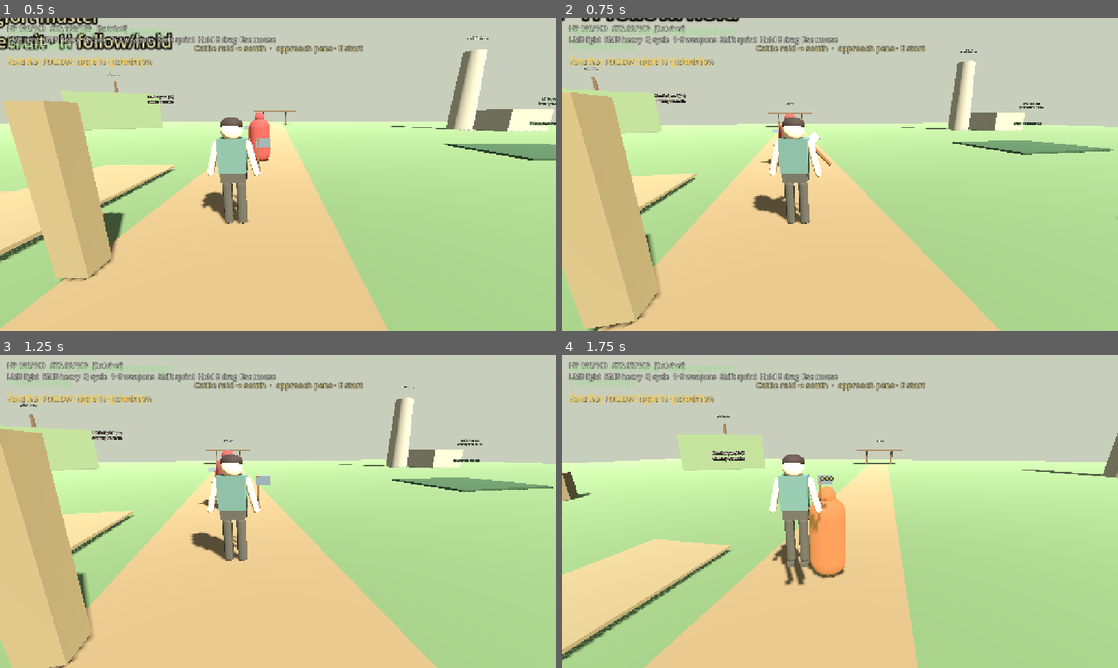
Above: before the commit, frames 1-4 (two rows, left to right).
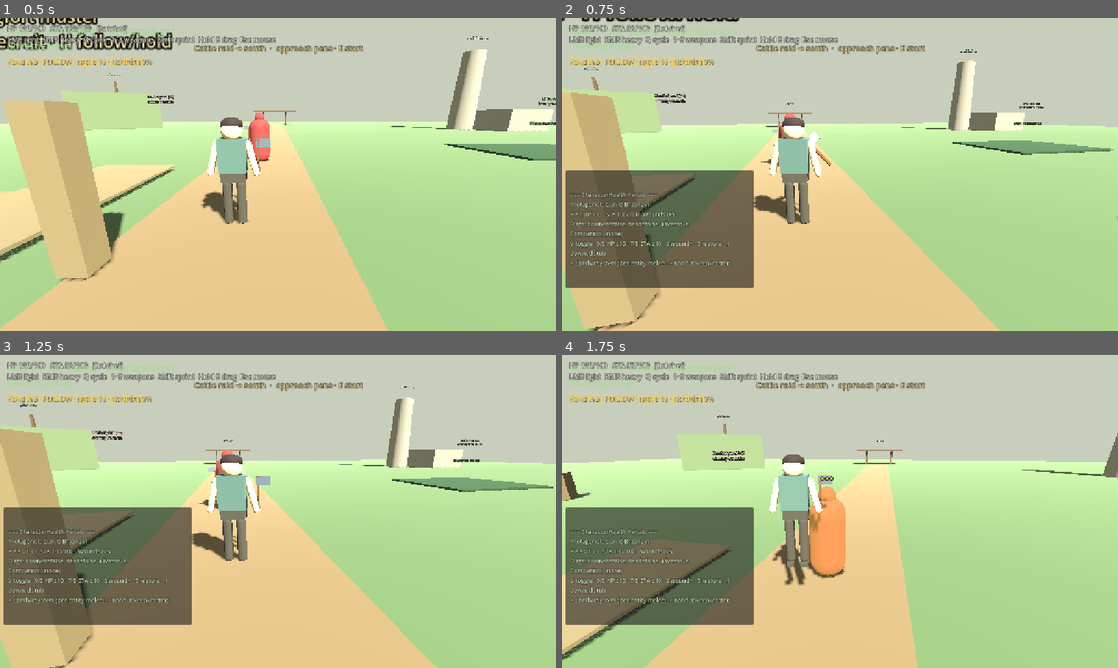
Above: after the commit, the same moments.

Repository: fortins4/devPlayground
Game: Godot game, scene res://scenes/main/main.tscn
Two runs of this game, one before a commit and one after it. Both use one fixed random seed, a clock stepped at 60 frames per second and the inputs below.
Inputs (mouse positions are in pixels of both pictures, inside the frame that each line leads up to):
- Up to frame 1 (0.5 s): no input
- Up to frame 2 (0.75 s): tap Enter at 0.5 s; move the mouse to (867, 174) at 0.52 s; hold W (move_forward) from 0.53 s (still down); tap V at 0.6 s; click (867, 174) at 0.67 s
- Up to frame 3 (1.25 s): keep holding W (move_forward); tap Space (jump) at 0.77 s; tap 9 at 0.8 s
- Up to frame 4 (1.75 s): keep holding W (move_forward); move the mouse to (812, 511) at 1.27 s; tap 9 at 1.35 s; tap Space (jump) at 1.52 s; tap 0 at 1.55 s

Frame 1 is identical in both runs. In frame 2, 13% of the frame differs, in the area x 0-35%, y 48-87%; in frame 3, 13%; in frame 4, 13%.

Commit message:
feat(health): CharacterHealth vitals/API stub for HUD binding
Session-level protagonist (Cian) + optional companion vitals bus —
get/set/modify HP & stamina, soft wounds, downed/death stub flags,
and HUD-facing signals. Autoload mirrors Honor/Rumors patterns.

Not a combat sim (CombatSystem stays per-entity) and not band upkeep.
F5 HealthDebugHUD (V) probes the stub; Remote notes in systems/health/.

Local systems queue item only — no push/PR.

Diff:
--- a/project.godot
+++ b/project.godot
@@ -23,6 +23,7 @@
 Factions="*res://scripts/autoload/factions.gd"
 Rumors="*res://scripts/autoload/rumors.gd"
 Honor="*res://scripts/autoload/honor.gd"
+CharacterHealth="*res://scripts/autoload/character_health.gd"
 
 [display]
 
--- a/scenes/main/main.tscn
+++ b/scenes/main/main.tscn
@@ -7,6 +7,7 @@
 [ext_resource type="PackedScene" uid="uid://cq8riochthonrdbg01" path="res://scenes/ui/honor_debug_hud.tscn" id="5_honor_dbg"]
 [ext_resource type="PackedScene" uid="uid://cq8riochtrumdbg01" path="res://scenes/ui/rumors_debug_hud.tscn" id="6_rumors_dbg"]
 [ext_resource type="PackedScene" uid="uid://cq8riochttravdbg01" path="res://scenes/ui/travel_debug_hud.tscn" id="6b_travel_dbg"]
+[ext_resource type="PackedScene" uid="uid://cq8riochthlthdbg01" path="res://scenes/ui/health_debug_hud.tscn" id="6c_health_dbg"]
 [ext_resource type="PackedScene" uid="uid://cq8riochtsentry01" path="res://scenes/characters/npcs/sentry.tscn" id="7_sentry"]
 [ext_resource type="Script" path="res://systems/stealth/bog_zone.gd" id="8_bog"]
 [ext_resource type="PackedScene" uid="uid://cq8riochtcorpse01" path="res://scenes/characters/npcs/draggable_corpse.tscn" id="11_corpse"]
@@ -205,6 +206,8 @@
 
 [node name="TravelDebugHUD" parent="." instance=ExtResource("6b_travel_dbg")]
 
+[node name="HealthDebugHUD" parent="." instance=ExtResource("6c_health_dbg")]
+
 [node name="PathToRingfort" type="Node3D" parent="."]
 transform = Transform3D(1, 0, 0, 0, 1, 0, 0, 0, 1, -10, 0.12, 0)
 
--- /dev/null
+++ b/scenes/ui/health_debug_hud.tscn
@@ -0,0 +1,43 @@
+[gd_scene load_steps=2 format=3 uid="uid://cq8riochthlthdbg01"]
+
+[ext_resource type="Script" path="res://scripts/ui/health_debug_hud.gd" id="1_dbg"]
+
+[node name="HealthDebugHUD" type="CanvasLayer"]
+layer = 24
+script = ExtResource("1_dbg")
+
+[node name="Margin" type="MarginContainer" parent="."]
+anchors_preset = 0
+anchor_left = 0.0
+anchor_top = 0.0
+anchor_right = 0.0
+anchor_bottom = 0.0
+offset_left = 8.0
+offset_top = 350.0
+offset_right = 440.0
+offset_bottom = 620.0
+grow_horizontal = 1
+theme_override_constants/margin_left = 0
+theme_override_constants/margin_top = 0
+theme_override_constants/margin_right = 0
+theme_override_constants/margin_bottom = 0
+
+[node name="Panel" type="PanelContainer" parent="Margin"]
+layout_mode = 2
+visible = false
+
+[node name="Margin" type="MarginContainer" parent="Margin/Panel"]
+layout_mode = 2
+theme_override_constants/margin_left = 10
+theme_override_constants/margin_top = 8
+theme_override_constants/margin_right = 10
+theme_override_constants/margin_bottom = 8
+
+[node name="Label" type="Label" parent="Margin/Panel/Margin"]
+layout_mode = 2
+theme_override_colors/font_color = Color(0.85, 0.92, 0.78, 1)
+theme_override_colors/font_outline_color = Color(0, 0, 0, 0.8)
+theme_override_constants/outline_size = 3
+theme_override_font_sizes/font_size = 13
+text = "CharacterHealth vitals debug (V)"
+autowrap_mode = 3
--- /dev/null
+++ b/scripts/autoload/character_health.gd
@@ -0,0 +1,361 @@
+extends Node
+## Character vitals stub — protagonist (Cian Ó Braonáin) + optional companion slot.
+##
+## Data + signals + clamp/modify API for HUD / feel binding later.
+## Not a combat sim (see CombatSystem) and not band upkeep (see BandUpkeep).
+## CombatSystem remains the per-entity melee component; this bus is the
+## session-level vitals surface Godot gameplay / HUD can connect to.
+
+signal health_changed(current: float, maximum: float)
+signal stamina_changed(current: float, maximum: float)
+signal wounds_changed(count: int)
+signal vital_depleted(vital: StringName)
+signal vital_restored(vital: StringName)
+signal downed_changed(is_downed: bool)
+## Stub only — no death scene / load flow yet.
+signal died()
+signal companion_changed(active: bool, companion_id: StringName)
+signal companion_health_changed(current: float, maximum: float)
+
+## Display name for debug / future HUD (protagonist).
+const PROTAGONIST_NAME := "Cian Ó Braonáin"
+const SLOT_PLAYER := &"player"
+const SLOT_COMPANION := &"companion"
+
+## Protagonist vitals (slice defaults).
+var max_hp: float = 100.0
+var hp: float = 100.0
+var max_stamina: float = 100.0
+var stamina: float = 100.0
+## Soft injury counter (0..MAX_WOUNDS). Not a full injury sim.
+var wounds: int = 0
+const MAX_WOUNDS: int = 5
+
+## Death / downed stub — HUD can show "downed"; no fancy scene.
+var is_downed: bool = false
+var is_dead: bool = false
+
+## Optional single companion slot (not band roster).
+var companion_active: bool = false
+var companion_id: StringName = &""
+var companion_display_name: String = ""
+var companion_max_hp: float = 80.0
+var companion_hp: float = 80.0
+var companion_is_downed: bool = false
+
+## When true, Health debug HUD may poll get_debug_text() cheaply.
+var debug_visible: bool = false
+
+
+func _ready() -> void:
+	_emit_all_player()
+
+
+func _emit_all_player() -> void:
+	health_changed.emit(hp, max_hp)
+	stamina_changed.emit(stamina, max_stamina)
+	wounds_changed.emit(wounds)
+
+
+# --- Player HP -----------------------------------------------------------------
+
+func get_hp() -> float:
+	return hp
+
+
+func get_max_hp() -> float:
+	return max_hp
+
+
+func set_max_hp(value: float, fill: bool = false) -> void:
+	max_hp = maxf(1.0, value)
+	if fill:
+		hp = max_hp
+	else:
+		hp = clampf(hp, 0.0, max_hp)
+	health_changed.emit(hp, max_hp)
+	_recompute_downed_from_hp()
+
+
+func set_hp(value: float) -> void:
+	var before := hp
+	hp = clampf(value, 0.0, max_hp)
+	if is_equal_approx(before, hp):
+		_recompute_downed_from_hp()
+		return
+	health_changed.emit(hp, max_hp)
+	_notify_vital_edges(&"hp", before, hp, max_hp)
+	_recompute_downed_from_hp()
+
+
+## Positive heals, negative damages. Returns applied delta after clamp.
+func modify_hp(amount: float) -> float:
+	var before := hp
+	set_hp(hp + amount)
+	return hp - before
+
+
+func is_hp_full() -> bool:
+	return hp >= max_hp
+
+
+func is_hp_depleted() -> bool:
+	return hp <= 0.0
+
+
+# --- Player stamina ------------------------------------------------------------
+
+func get_stamina() -> float:
+	return stamina
+
+
+func get_max_stamina() -> float:
+	return max_stamina
+
+
+func set_max_stamina(value: float, fill: bool = false) -> void:
+	max_stamina = maxf(1.0, value)
+	if fill:
+		stamina = max_stamina
+	else:
+		stamina = clampf(stamina, 0.0, max_stamina)
+	stamina_changed.emit(stamina, max_stamina)
+
+
+func set_stamina(value: float) -> void:
+	var before := stamina
+	stamina = clampf(value, 0.0, max_stamina)
+	if is_equal_approx(before, stamina):
+		return
+	stamina_changed.emit(stamina, max_stamina)
+	_notify_vital_edges(&"stamina", before, stamina, max_stamina)
+
+
+func modify_stamina(amount: float) -> float:
+	var before := stamina
+	set_stamina(stamina + amount)
+	return stamina - before
+
+
+func is_stamina_depleted() -> bool:
+	return stamina <= 0.0
+
+
+# --- Wounds --------------------------------------------------------------------
+
+func get_wounds() -> int:
+	return wounds
+
+
+func set_wounds(count: int) -> void:
+	var next := clampi(count, 0, MAX_WOUNDS)
+	if next == wounds:
+		return
+	wounds = next
+	wounds_changed.emit(wounds)
+
+
+func modify_wounds(delta: int) -> int:
+	var before := wounds
+	set_wounds(wounds + delta)
+	return wounds - before
+
+
+func add_wound(count: int = 1) -> int:
+	return modify_wounds(count)
+
+
+func clear_wounds() -> void:
+	set_wounds(0)
+
+
+# --- Downed / death stub -------------------------------------------------------
+
+func get_is_downed() -> bool:
+	return is_downed
+
+
+func get_is_dead() -> bool:
+	return is_dead
+
+
+func is_alive() -> bool:
+	return not is_dead and not is_downed
+
+
+## Force downed/dead flags (slice / scripted beats). HP left as-is unless zeroed.
+func set_downed(downed: bool, mark_dead: bool = false) -> void:
+	var was_downed := is_downed
+	var was_dead := is_dead
+	is_downed = downed
+	if mark_dead:
+		is_dead = true
+		is_downed = true
+	elif not downed:
+		is_dead = false
+	if is_downed != was_downed:
+		downed_changed.emit(is_downed)
+	if is_dead and not was_dead:
+		died.emit()
+
+
+## Clear downed/dead and optionally refill vitals (sanctuary / rest beat later).
+func revive(fill_vitals: bool = true) -> void:
+	var was_downed := is_downed
+	is_dead = false
+	is_downed = false
+	if fill_vitals:
+		set_hp(max_hp)
+		set_stamina(max_stamina)
+		clear_wounds()
+	elif hp <= 0.0:
+		set_hp(maxf(1.0, max_hp * 0.25))
+	if was_downed:
+		downed_changed.emit(false)
+		vital_restored.emit(&"hp")
+
+
+func restore_full() -> void:
+	set_hp(max_hp)
+	set_stamina(max_stamina)
+	clear_wounds()
+	if is_downed or is_dead:
+		revive(false)
+
+
+func _recompute_downed_from_hp() -> void:
+	if hp <= 0.0:
+		if not is_downed:
+			is_downed = true
+			downed_changed.emit(true)
+		if not is_dead:
+			is_dead = true
+			died.emit()
+	# Hitting 0 always marks dead stub; revive() is the only clear path.
+
+
+func _notify_vital_edges(vital: StringName, before: float, after: float, maximum: float) -> void:
+	if before > 0.0 and after <= 0.0:
+		vital_depleted.emit(vital)
+	elif before < maximum and is_equal_approx(after, maximum):
+		vital_restored.emit(vital)
+	elif before <= 0.0 and after > 0.0:
+		vital_restored.emit(vital)
+
+
+# --- Companion slot (optional, single) -----------------------------------------
+
+func has_companion() -> bool:
+	return companion_active and companion_id != &""
+
+
+func set_companion(
+	id: StringName,
+	display_name: String = "",
+	max_health: float = 80.0,
+	current_hp: float = -1.0
+) -> void:
+	companion_id = id
+	companion_display_name = display_name if display_name != "" else String(id)
+	companion_max_hp = maxf(1.0, max_health)
+	if current_hp < 0.0:
+		companion_hp = companion_max_hp
+	else:
+		companion_hp = clampf(current_hp, 0.0, companion_max_hp)
+	companion_active = id != &""
+	companion_is_downed = companion_hp <= 0.0
+	companion_changed.emit(companion_active, companion_id)
+	companion_health_changed.emit(companion_hp, companion_max_hp)
+
+
+func clear_companion() -> void:
+	companion_active = false
+	companion_id = &""
+	companion_display_name = ""
+	companion_hp = 0.0
+	companion_max_hp = 80.0
+	companion_is_downed = false
+	companion_changed.emit(false, &"")
+	companion_health_changed.emit(companion_hp, companion_max_hp)
+
+
+func get_companion_hp() -> float:
+	return companion_hp
+
+
+func modify_companion_hp(amount: float) -> float:
+	if not companion_active:
+		return 0.0
+	var before := companion_hp
+	companion_hp = clampf(companion_hp + amount, 0.0, companion_max_hp)
+	if not is_equal_approx(before, companion_hp):
+		companion_health_changed.emit(companion_hp, companion_max_hp)
+	companion_is_downed = companion_hp <= 0.0
+	return companion_hp - before
+
+
+# --- Snapshot / debug ----------------------------------------------------------
+
+func to_debug_dict() -> Dictionary:
+	return {
+		"protagonist": PROTAGONIST_NAME,
+		"hp": hp,
+		"max_hp": max_hp,
+		"stamina": stamina,
+		"max_stamina": max_stamina,
+		"wounds": wounds,
+		"max_wounds": MAX_WOUNDS,
+		"is_downed": is_downed,
+		"is_dead": is_dead,
+		"is_alive": is_alive(),
+		"companion_active": companion_active,
+		"companion_id": String(companion_id),
+		"companion_name": companion_display_name,
+		"companion_hp": companion_hp,
+		"companion_max_hp": companion_max_hp,
+		"companion_is_downed": companion_is_downed,
+		"debug_visible": debug_visible,
+	}
+
+
+func get_debug_text() -> String:
+	var d := to_debug_dict()
+	var lines: PackedStringArray = PackedStringArray()
+	lines.append("=== CharacterHealth / vitals ===")
+	lines.append("Protagonist: %s" % str(d["protagonist"]))
+	lines.append(
+		"HP %.0f/%.0f   STA %.0f/%.0f   Wounds %d/%d" % [
+			float(d["hp"]), float(d["max_hp"]),
+			float(d["stamina"]), float(d["max_stamina"]),
+			int(d["wounds"]), int(d["max_wounds"]),
+		]
+	)
+	lines.append(
+		"Flags: downed=%s  dead=%s  alive=%s" % [
+			str(d["is_downed"]), str(d["is_dead"]), str(d["is_alive"]),
+		]
+	)
+	if bool(d["companion_active"]):
+		lines.append(
+			"Companion: %s (%s)  HP %.0f/%.0f  downed=%s" % [
+				str(d["companion_name"]),
+				str(d["companion_id"]),
+				float(d["companion_hp"]),
+				float(d["companion_max_hp"]),
+				str(d["companion_is_downed"]),
+			]
+		)
+	else:
+		lines.append("Companion: (none)")
+	lines.append("V toggle · 9/0 HP ±10 · 7/8 STA ±10 · 6 wound+ · 5 restore · 4 downed stub")
+	lines.append("≠ CombatSystem (per-entity melee). ≠ BandUpkeep (roster).")
+	return "\n".join(lines)
+
+
+func toggle_debug_visible() -> bool:
+	debug_visible = not debug_visible
+	return debug_visible
+
+
+func set_debug_visible(visible: bool) -> void:
+	debug_visible = visible
--- /dev/null
+++ b/scripts/ui/health_debug_hud.gd
@@ -0,0 +1,137 @@
+extends CanvasLayer
+## Toggleable CharacterHealth vitals readout for greybox F5.
+##
+## Mid-left panel (Honor is top-left; Rumors bottom-left; Timeline top-right;
+## Travel bottom-right).
+##
+## Keys (when this node is in the tree):
+##   V — show / hide panel
+##   9 / 0 — HP −10 / +10
+##   7 / 8 — stamina −10 / +10
+##   6 — add wound
+##   5 — restore_full()
+##   4 — set_downed(true, true) stub
+
+@onready var panel: PanelContainer = $Margin/Panel
+@onready var label: Label = $Margin/Panel/Margin/Label
+
+var _refresh_accum: float = 0.0
+const REFRESH_INTERVAL := 0.25
+
+
+func _ready() -> void:
+	layer = 24
+	visible = true
+	_apply_visibility(CharacterHealth.debug_visible if CharacterHealth else false)
+	if CharacterHealth:
+		if not CharacterHealth.health_changed.is_connected(_on_vitals):
+			CharacterHealth.health_changed.connect(_on_vitals)
+		if not CharacterHealth.stamina_changed.is_connected(_on_vitals):
+			CharacterHealth.stamina_changed.connect(_on_vitals)
+		if not CharacterHealth.wounds_changed.is_connected(_on_wounds):
+			CharacterHealth.wounds_changed.connect(_on_wounds)
+		if not CharacterHealth.downed_changed.is_connected(_on_downed):
+			CharacterHealth.downed_changed.connect(_on_downed)
+		if not CharacterHealth.died.is_connected(_on_died):
+			CharacterHealth.died.connect(_on_died)
+		if not CharacterHealth.companion_changed.is_connected(_on_companion):
+			CharacterHealth.companion_changed.connect(_on_companion)
+		if not CharacterHealth.companion_health_changed.is_connected(_on_vitals):
+			CharacterHealth.companion_health_changed.connect(_on_vitals)
+	_refresh()
+
+
+func _process(delta: float) -> void:
+	if not visible or panel == null or not panel.visible:
+		return
+	_refresh_accum += delta
+	if _refresh_accum >= REFRESH_INTERVAL:
+		_refresh_accum = 0.0
+		_refresh()
+
+
+func _unhandled_input(event: InputEvent) -> void:
+	if event is InputEventKey and event.pressed and not event.echo:
+		match event.keycode:
+			KEY_V:
+				_toggle()
+				get_viewport().set_input_as_handled()
+			KEY_9:
+				if CharacterHealth:
+					CharacterHealth.modify_hp(-10.0)
+					_refresh()
+				get_viewport().set_input_as_handled()
+			KEY_0:
+				if CharacterHealth:
+					CharacterHealth.modify_hp(10.0)
+					_refresh()
+				get_viewport().set_input_as_handled()
+			KEY_7:
+				if CharacterHealth:
+					CharacterHealth.modify_stamina(-10.0)
+					_refresh()
+				get_viewport().set_input_as_handled()
+			KEY_8:
+				if CharacterHealth:
+					CharacterHealth.modify_stamina(10.0)
+					_refresh()
+				get_viewport().set_input_as_handled()
+			KEY_6:
+				if CharacterHealth:
+					CharacterHealth.add_wound()
+					_refresh()
+				get_viewport().set_input_as_handled()
+			KEY_5:
+				if CharacterHealth:
+					CharacterHealth.restore_full()
+					_refresh()
+				get_viewport().set_input_as_handled()
+			KEY_4:
+				if CharacterHealth:
+					CharacterHealth.set_downed(true, true)
+					_refresh()
+				get_viewport().set_input_as_handled()
+
+
+func _toggle() -> void:
+	var show := true
+	if CharacterHealth:
+		show = CharacterHealth.toggle_debug_visible()
+	else:
+		show = not (panel.visible if panel else false)
+	_apply_visibility(show)
+	_refresh()
+
+
+func _apply_visibility(show: bool) -> void:
+	if panel:
+		panel.visible = show
+
+
+func _on_vitals(_a = null, _b = null) -> void:
+	_refresh()
+
+
+func _on_wounds(_count: int) -> void:
+	_refresh()
+
+
+func _on_downed(_downed: bool) -> void:
+	_refresh()
+
+
+func _on_died() -> void:
+	_refresh()
+
+
+func _on_companion(_active: bool, _id: StringName) -> void:
+	_refresh()
+
+
+func _refresh() -> void:
+	if label == null:
+		return
+	if CharacterHealth:
+		label.text = CharacterHealth.get_debug_text()
+	else:
+		label.text = "CharacterHealth autoload missing"
Not shown: 1 places in scenes/main/main.tscn that only renumber resources
Not shown, added: systems/health/README.md
